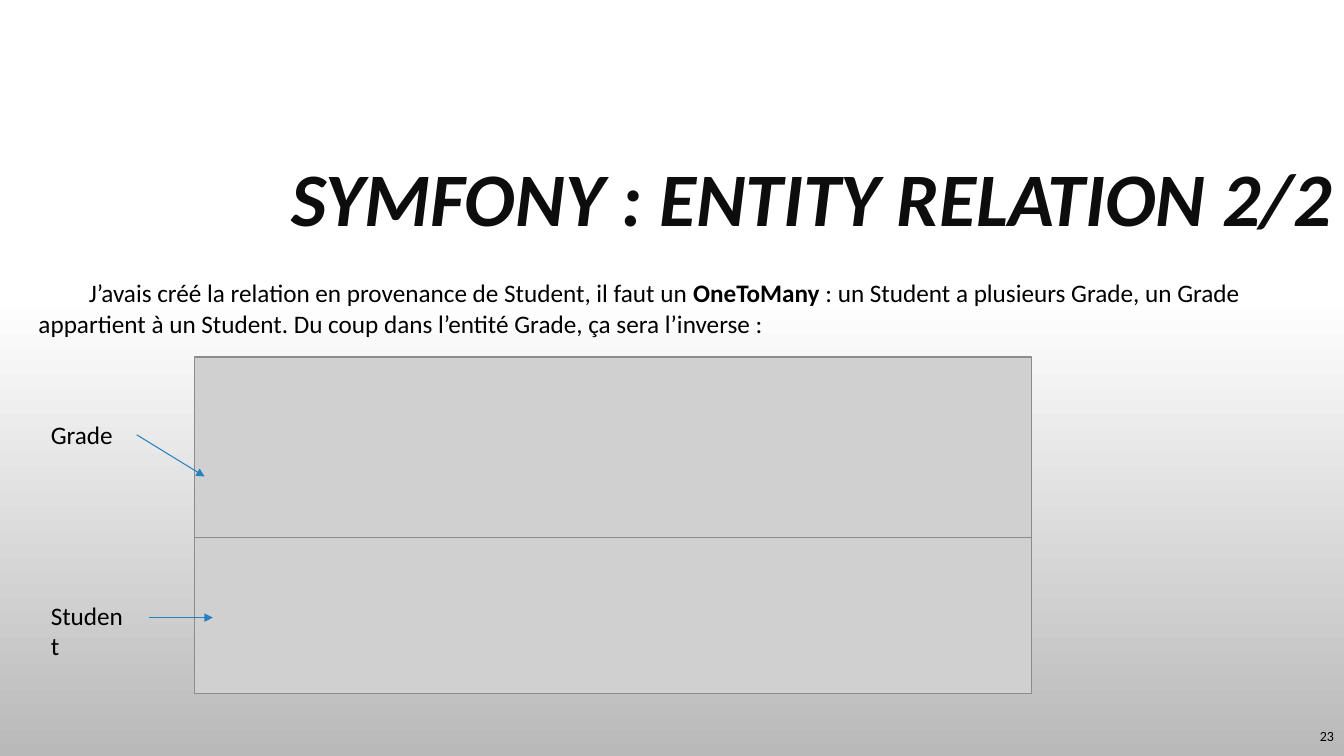
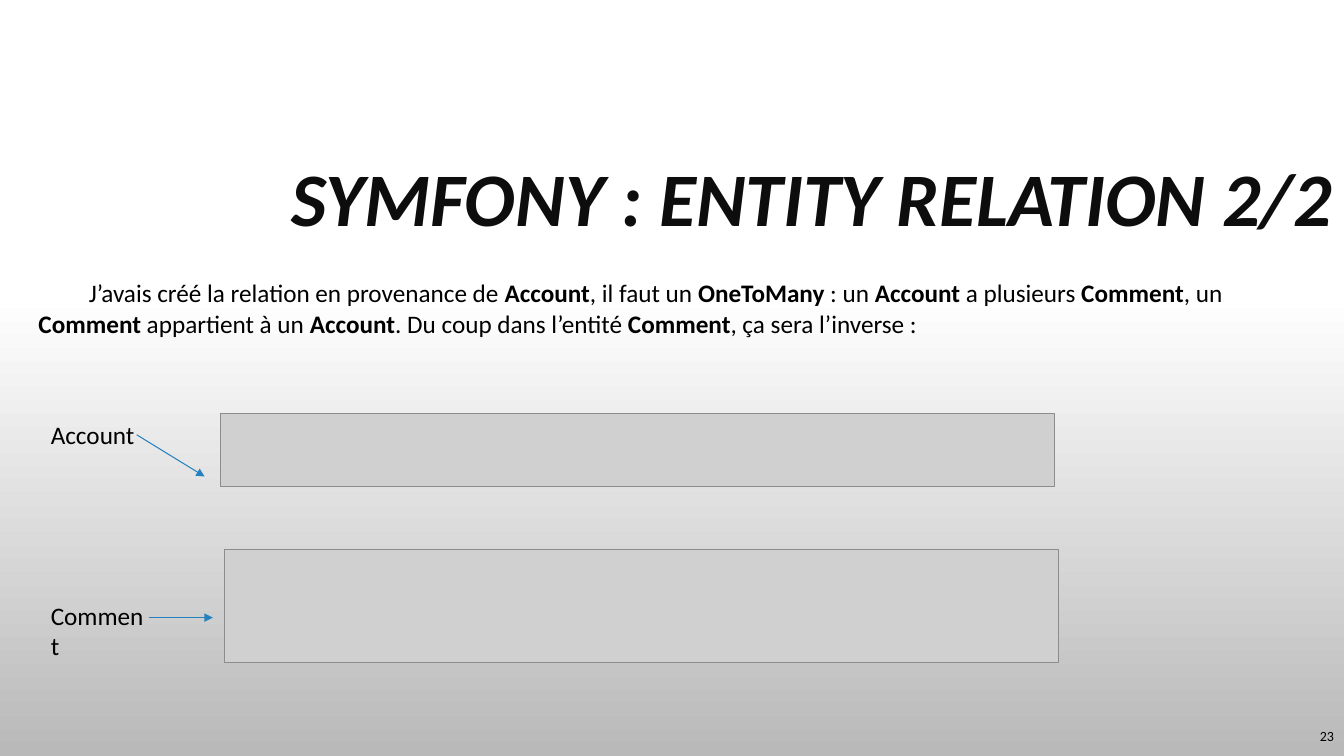
Before and after one commit to TyTy-cf/cours, a slide deck: slide 23 of Symfony/Symfony-Bases-20220808.pptx. Drawn at 1344x756 pixels with LibreOffice and Linux fonts; fonts in the diff are those of the drawing; grey boxes stand for pictures; background and template pictures are left out. Boxes give left, top, right and bottom in pixels: in the first picture for what was removed or moved away, otherwise in the second. Text is boxed around its words. In the diff, an @@ line names an element or a change of style, - is before the commit and + after.

Commit message:
symfony cours updated

```diff
--- a/Symfony/Symfony-Bases-20220808.pptx
+++ b/Symfony/Symfony-Bases-20220808.pptx
@@ text at [38,285,597,333]: text changed @@
-Grade
-Student
+Account
+Comment
@@ text at [89,284,1222,338]: text changed @@
-J’avais créé la relation en provenance de Student, il faut un OneToMany : un Student a plusieurs Grade, un Grade appartient à un Student. Du coup dans l’entité Grade, ça sera l’inverse :
+J’avais créé la relation en provenance de Account, il faut un OneToMany : un Account a plusieurs Comment, un Comment appartient à un Account. Du coup dans l’entité Comment, ça sera l’inverse :
@@ picture removed at [195,357,1031,538] @@
@@ picture added at [221,413,1055,487] @@
@@ picture: place and size @@
-picture at [195,537,1031,694]
+picture at [225,549,1059,663]
```
Also in this commit, not shown: 8 other slides changed, 1 other file.
